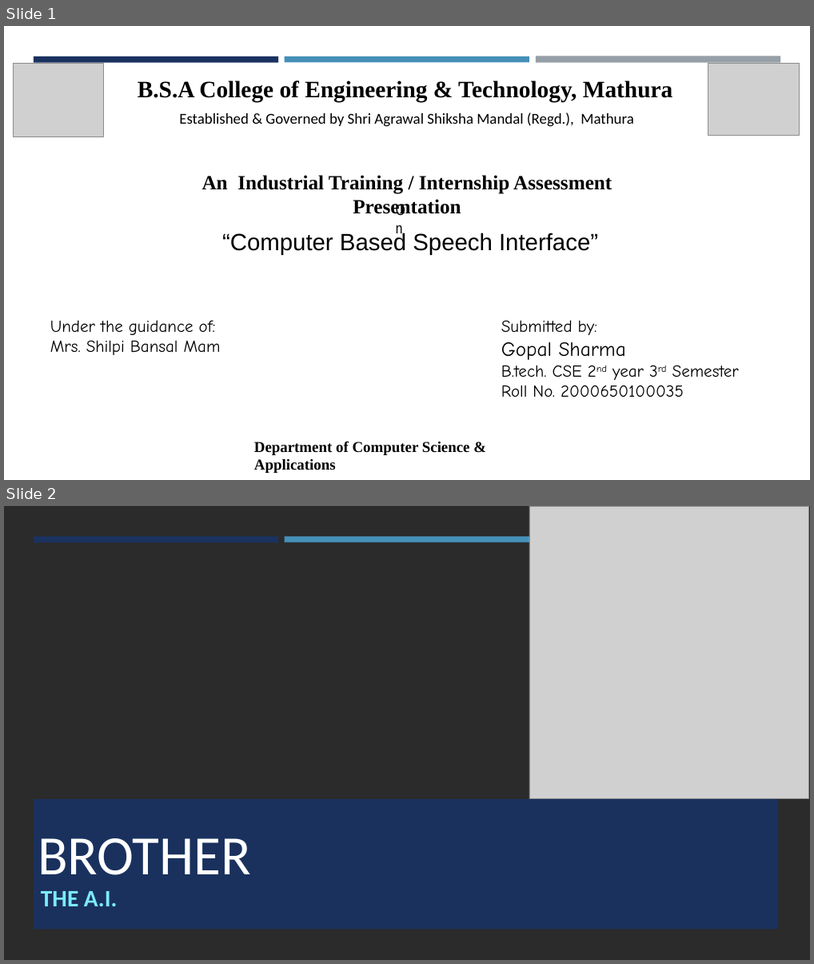
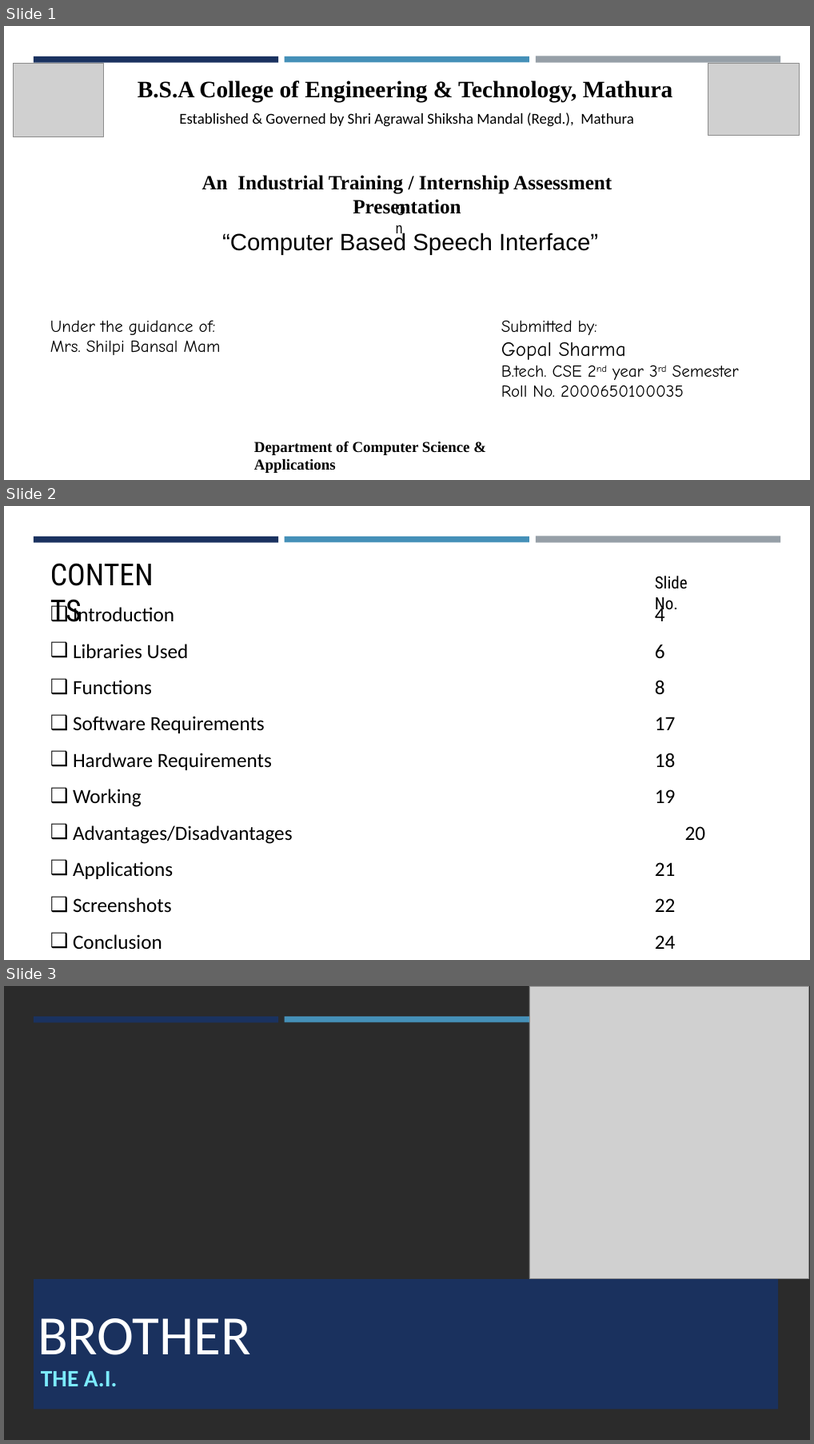
Before and after one commit to GopalSharma16/BROTHER-The-A.I., a slide deck: BROTHER.pptx. Shown one above the other, each under a label of ours: slides 1 and 2 before the commit, slides 1, 2 and 3 after it. The pictures are 814x964 and 814x1444 pixels, drawn with LibreOffice and Linux fonts; fonts in the diff are those of the drawing; grey boxes stand for pictures; background and template pictures are left out; a plain dark background stands for a picture behind light text. Boxes give left, top, right and bottom in pixels: in the first picture for what was removed or moved away, otherwise in the second. Text is boxed around its words. In the diff, an @@ line names an element or a change of style, - is before the commit and + after.

```diff
--- a/BROTHER.pptx
+++ b/BROTHER.pptx
@@ slide 2 added at bbox=[4, 506, 810, 960], background #FFFFFF; not listed: 3 template elements that a slide beside it also shows @@
@@ text added at bbox=[45, 552, 166, 595], 36 pt, text #000000 @@
+CONTENTS
@@ text added at bbox=[655, 576, 688, 614], 20 pt, text #000000 @@
+Slide No.
@@ text added at bbox=[73, 605, 706, 949], 24 pt, text #000000 @@
+❑ Introduction 4
+❑ Libraries Used 6
+❑ Functions 8
+❑ Software Requirements 17
+❑ Hardware Requirements 18
+❑ Working 19
+❑ Advantages/Disadvantages 20
+❑ Applications 21
+❑ Screenshots 22
+❑ Conclusion 24
@@ what was slide 2 is now slide 3 @@
```
Also in this commit, not shown: 1 slide changed, 11 other slides added.
